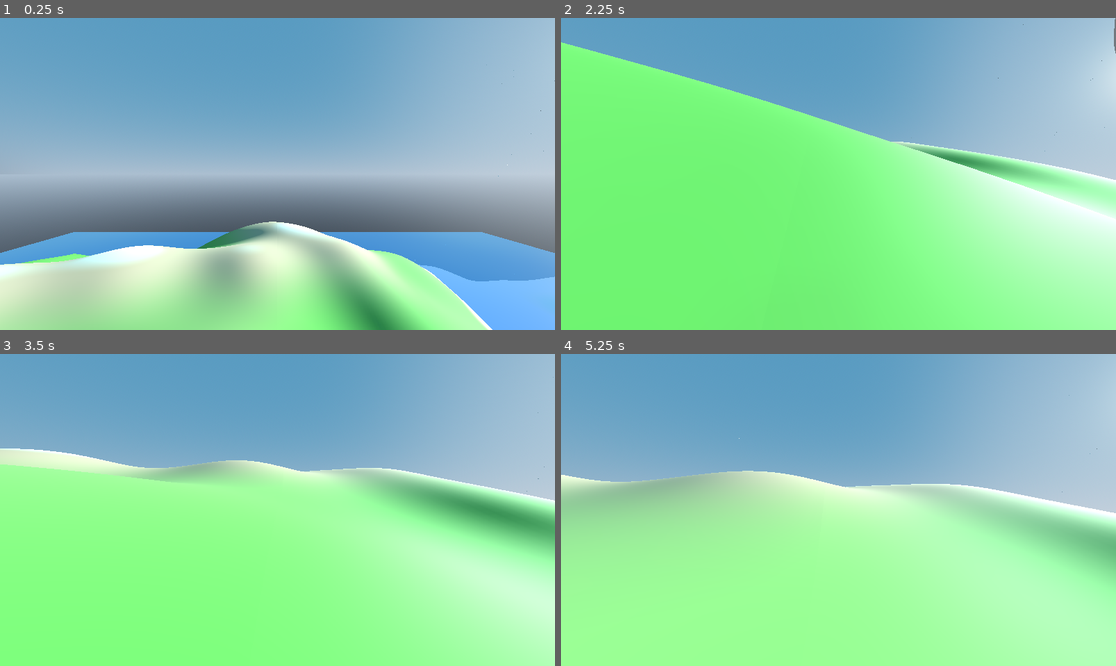
Above: before the commit, frames 1-4 (two rows, left to right).
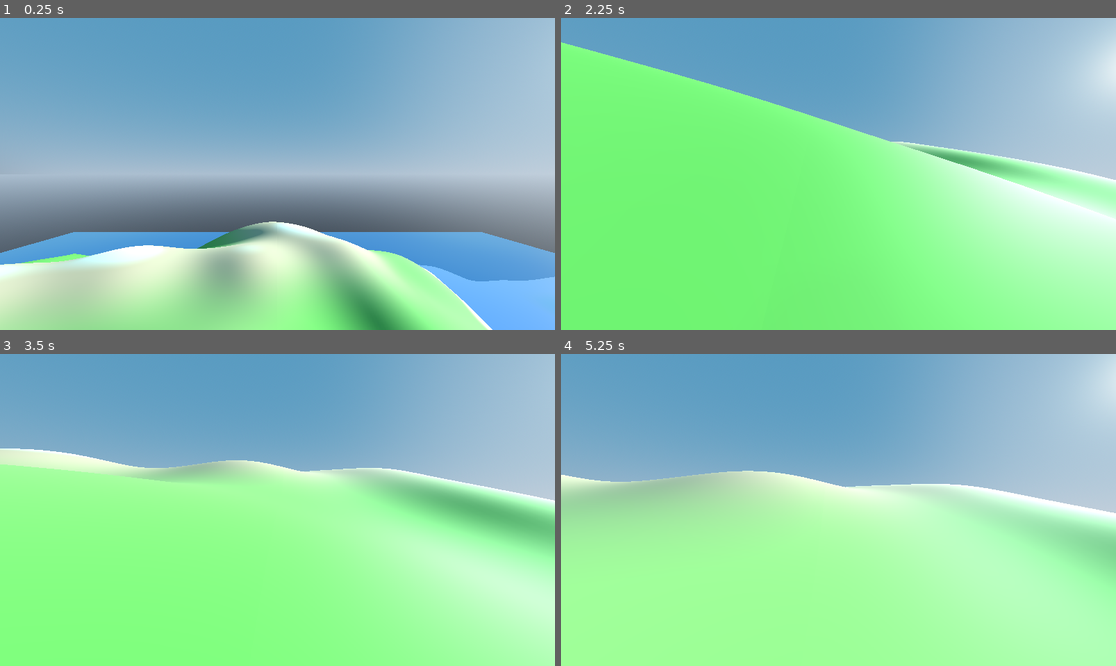
Above: after the commit, the same moments.

Repository: nialljmiller/WonkyLands
Game: Godot game, scene res://terrain_generator.tscn
Two runs of this game, one before a commit and one after it. Both use one fixed random seed, a clock stepped at 60 frames per second and the inputs below.
Inputs (mouse positions are in pixels of both pictures, inside the frame that each line leads up to):
- Up to frame 1 (0.25 s): no input
- Up to frame 2 (2.25 s): tap Enter (ui_accept) at 0.5, 0.77, 1.52 s; move the mouse to (866, 174) at 0.52 s; hold Up (ui_up) from 0.53 s (still down); move the mouse to (810, 174) at 1.27 s; move the mouse to (849, 167) at 2.02 s
- Up to frame 3 (3.5 s): keep holding Up (ui_up); move the mouse to (271, 516) at 2.77 s; tap Enter (ui_accept) at 3.02 s
- Up to frame 4 (5.25 s): keep holding Up (ui_up); move the mouse to (877, 513) at 3.52 s; tap Enter (ui_accept) at 3.77, 4.52 s; move the mouse to (794, 506) at 4.27 s; move the mouse to (844, 510) at 5.02 s

The runs differ from the first frame. In frame 1, less than 0.1% of the frame differs, in the area x 74-100%, y 14-78%; in frame 2, less than 0.1%; in frame 3, 0.9%, in the area x 81-100%, y 7-59%; in frame 4, 0.9%.

Commit message:
git_auto

Diff:
--- a/AstronomicalSystem.gd
+++ b/AstronomicalSystem.gd
@@ -4,7 +4,7 @@
 
 # Time settings
 @export var day_length: float = 1200.0  # Seconds per full day cycle
-@export var time_scale: float = 100.0  # Speed multiplier for time
+@export var time_scale: float = 1000.0  # Speed multiplier for time
 @export var start_time: float = 8.0  # Starting hour (24-hour format)
 
 # World parameters (Earth-like by default)
@@ -66,9 +66,9 @@
 var stars: Array = []
 
 # Orbit calculation variables
-var sun_orbit_radius: float = 10000.0  # Arbitrary large value for skybox positioning
-var primary_moon_orbit_radius: float = 8000.0
-var secondary_moon_orbit_radius: float = 9000.0
+var sun_orbit_radius: float = 100000.0  # Arbitrary large value for skybox positioning
+var primary_moon_orbit_radius: float = 80000.0
+var secondary_moon_orbit_radius: float = 90000.0
 
 func _ready():
 	# Initialize time based on starting hour
@@ -275,7 +275,7 @@
 	add_child(star_parent)
 
 	# Create skybox for stars
-	var skybox_radius = 1200.0  # Slightly larger than sun/moon orbits
+	var skybox_radius = 12000.0  # Slightly larger than sun/moon orbits
 
 	# Create star meshes
 	for i in range(star_count):
